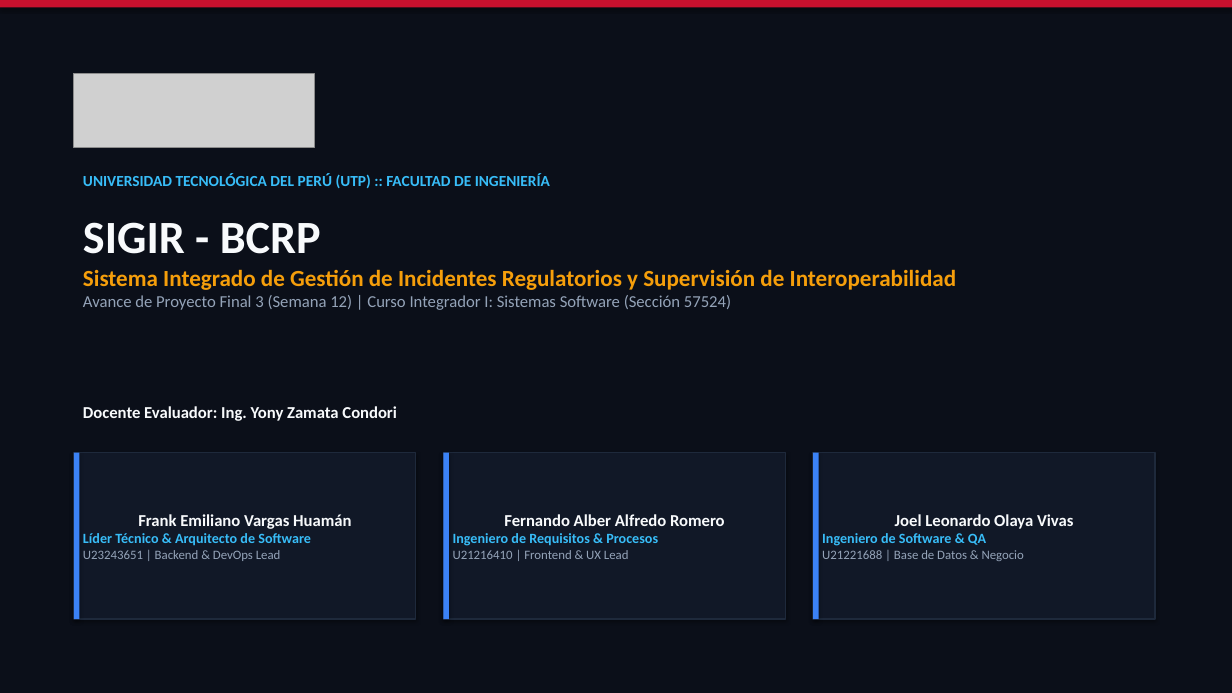
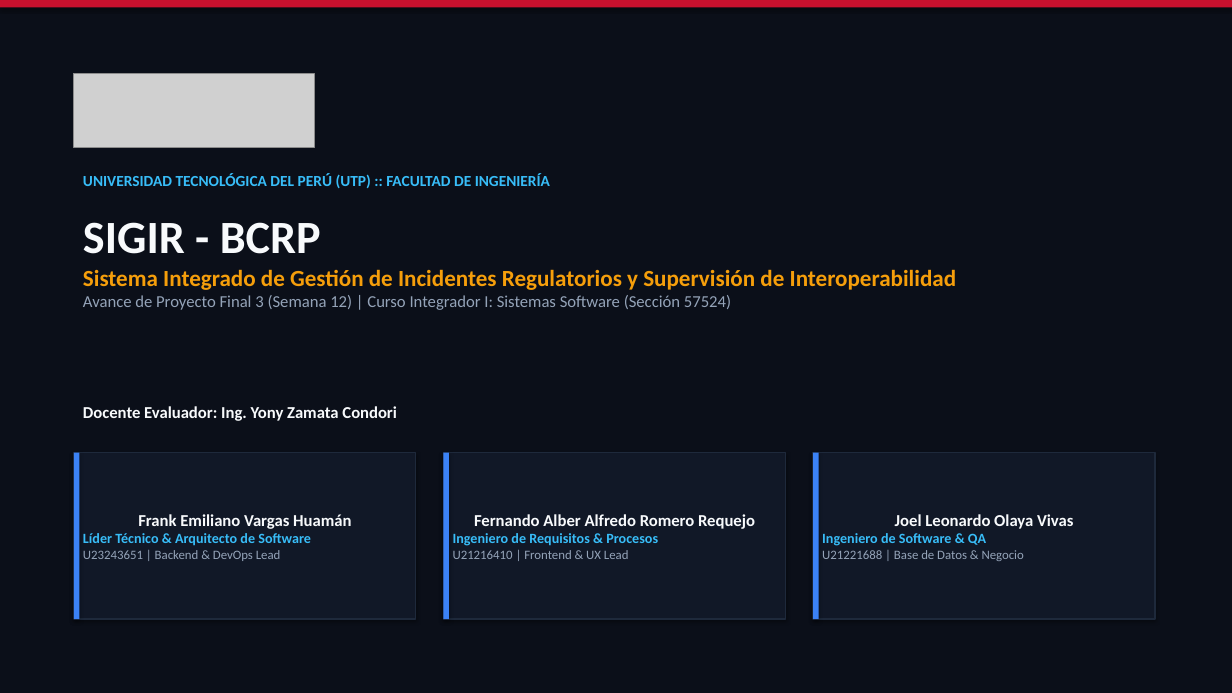
Before and after one commit to frankitoromas-tech/sigir-bcrp, a slide deck: slide 1 of 01_DOCUMENTACION_TECNICA/PRESENTACION_EJECUTIVA_APF3.pptx. Drawn at 1232x693 pixels with LibreOffice and Linux fonts; fonts in the diff are those of the drawing; grey boxes stand for pictures. Boxes give left, top, right and bottom in pixels: in the first picture for what was removed or moved away, otherwise in the second. Text is boxed around its words. In the diff, an @@ line names an element or a change of style, - is before the commit and + after.

Commit message:
fix(docs): corregir apellidos de Fernando Romero, eliminar solapamientos visuales en figuras y anexos, restaurar indices formales y simplificar guia oral

```diff
--- a/01_DOCUMENTACION_TECNICA/PRESENTACION_EJECUTIVA_APF3.pptx
+++ b/01_DOCUMENTACION_TECNICA/PRESENTACION_EJECUTIVA_APF3.pptx
@@ text in rectangle at [474, 514, 755, 529]: text changed @@
-Fernando Alber Alfredo Romero
+Fernando Alber Alfredo Romero Requejo
```
Also in this commit, not shown: 13 other files.
